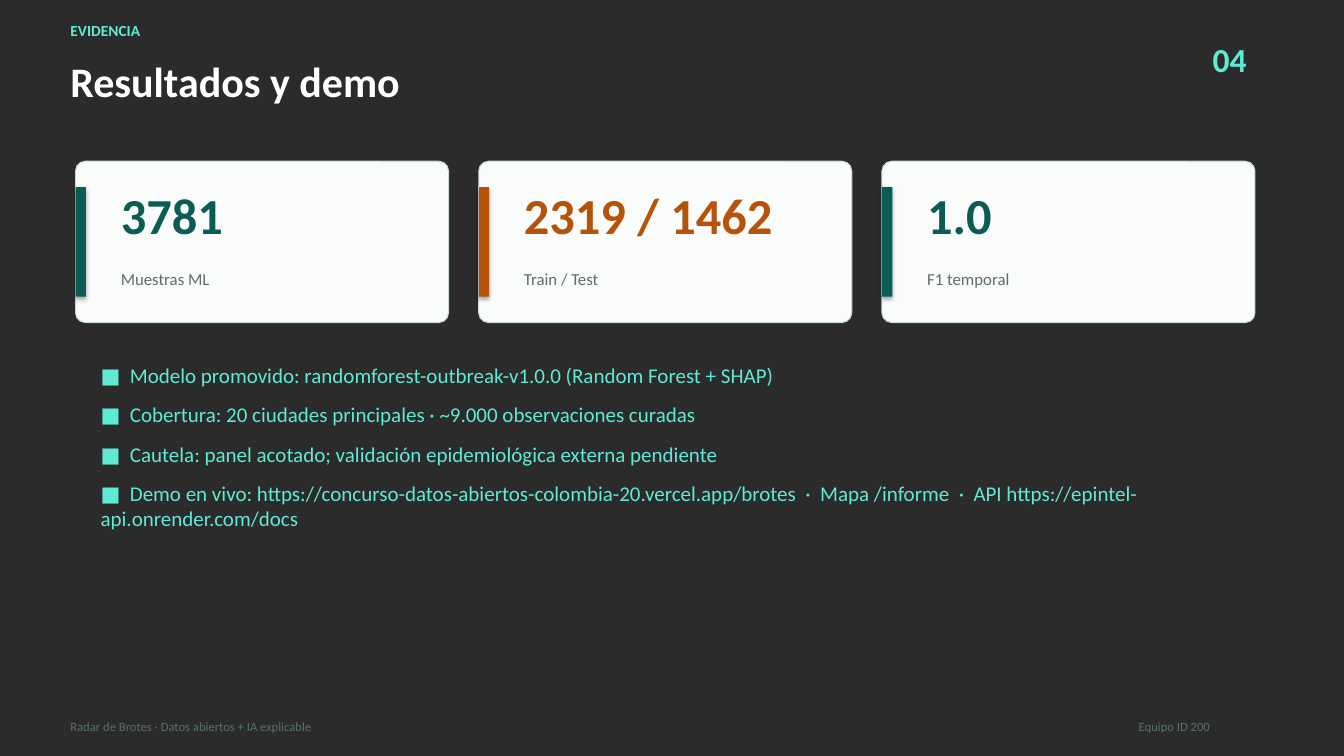
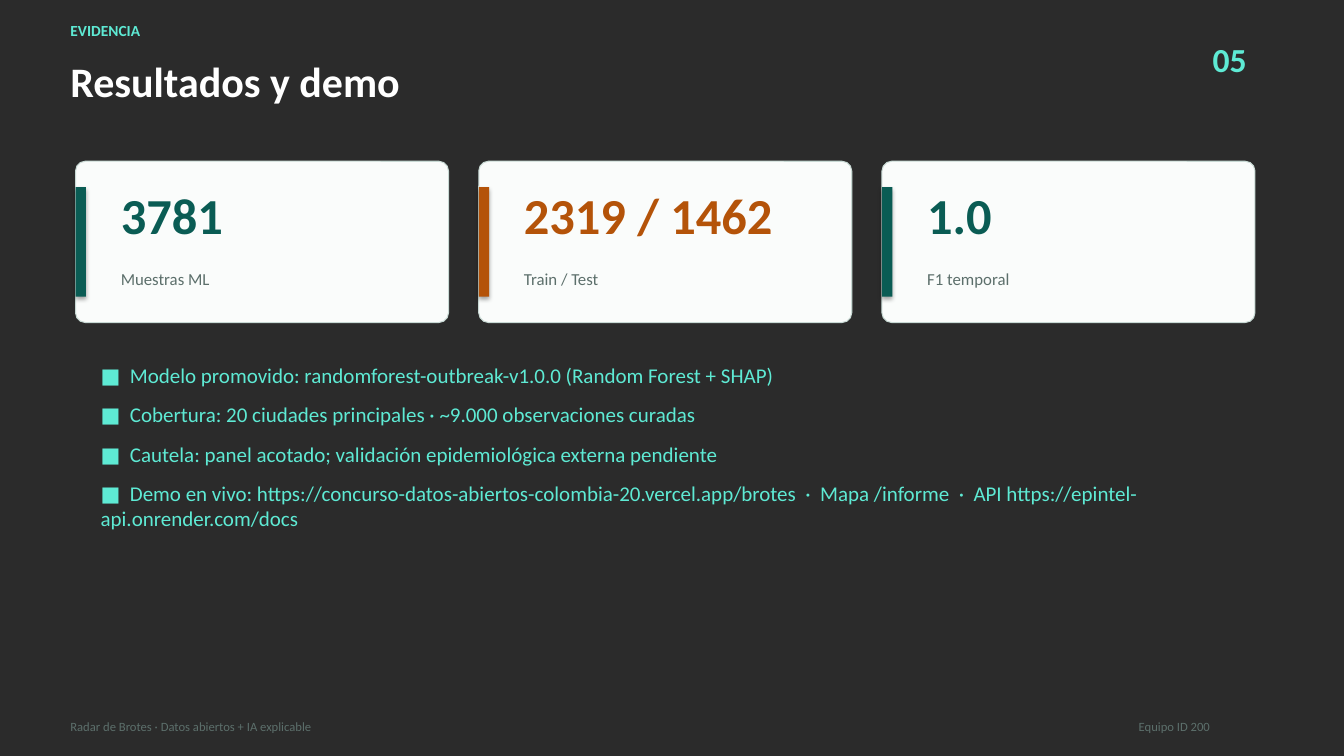
Before and after one commit to luisrapalino/concurso-datos-abiertos-colombia-2026, a slide deck: slide 6 of RECURSOS/Presentacion.pptx (slide 5 before the commit). Drawn at 1344x756 pixels with LibreOffice and Linux fonts; fonts in the diff are those of the drawing; background and template pictures are left out; a plain dark background stands for a picture behind light text. Boxes give left, top, right and bottom in pixels: in the first picture for what was removed or moved away, otherwise in the second. Text is boxed around its words. In the diff, an @@ line names an element or a change of style, - is before the commit and + after.

```diff
--- a/RECURSOS/Presentacion.pptx
+++ b/RECURSOS/Presentacion.pptx
@@ text at [1213, 50, 1247, 72]: text changed @@
-04
+05
```
Also in this commit, not shown: 3 other slides changed, 1 slide added, 2 other files.
